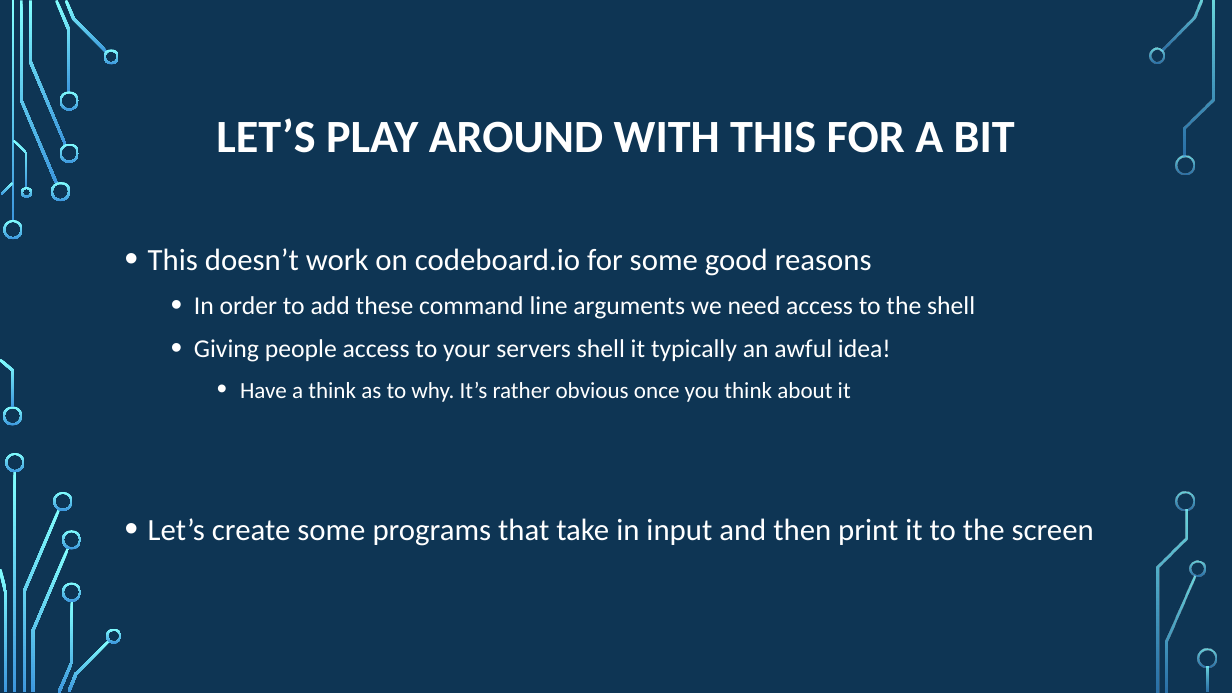
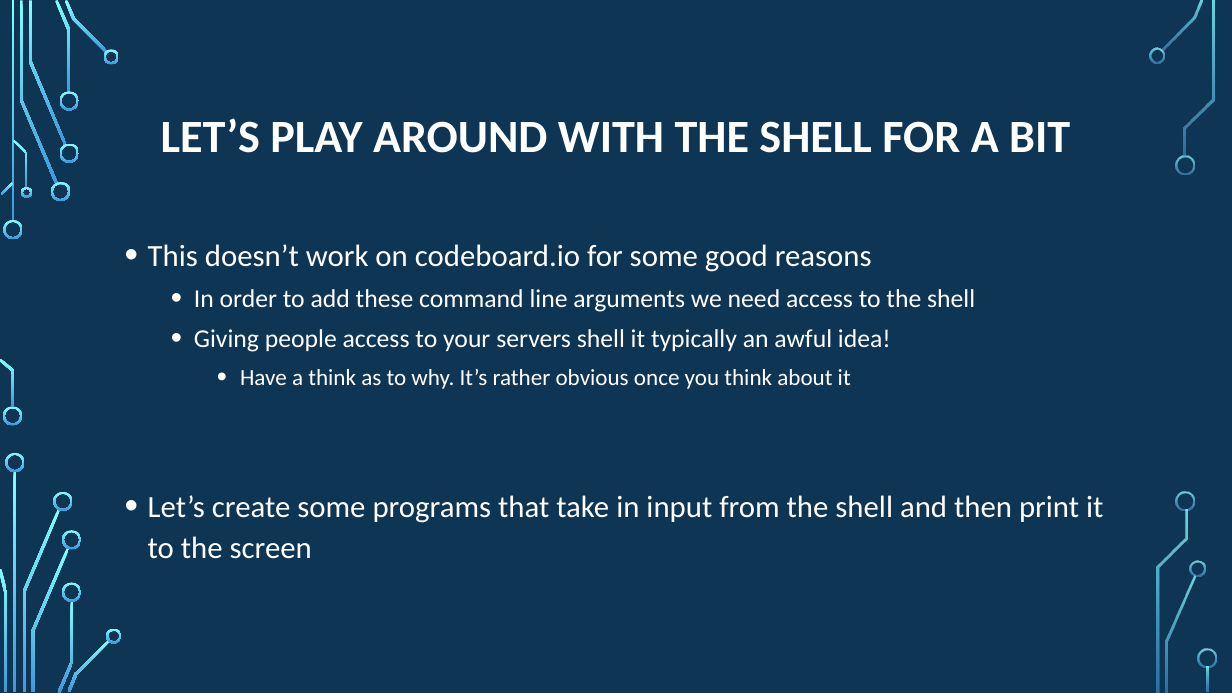
Before and after one commit to psypdt/ZIS_C-_Summer_Course_2019, a slide deck: slide 17 of Day_4/Day_4.pptx. Drawn at 1232x693 pixels with LibreOffice and Linux fonts; fonts in the diff are those of the drawing; background and template pictures are left out. Boxes give left, top, right and bottom in pixels: in the first picture for what was removed or moved away, otherwise in the second. Text is boxed around its words. In the diff, an @@ line names an element or a change of style, - is before the commit and + after.

```diff
--- a/Day_4/Day_4.pptx
+++ b/Day_4/Day_4.pptx
@@ title at <box>161,118,1070,153</box>: text changed @@
-LET’S PLAY AROUND WITH THIS FOR A BIT
+LET’S PLAY AROUND WITH THE SHELL FOR A BIT
@@ text at <box>148,244,975,389</box>: line spacing 1.2 to 1.1 @@
@@ text at <box>148,495,1103,559</box>: text changed @@
-• Let’s create some programs that take in input and then print it to the screen
+• Let’s create some programs that take in input from the shell and then print it to the screen
```
Also in this commit, not shown: 3 other slides changed, 21 slides added.
